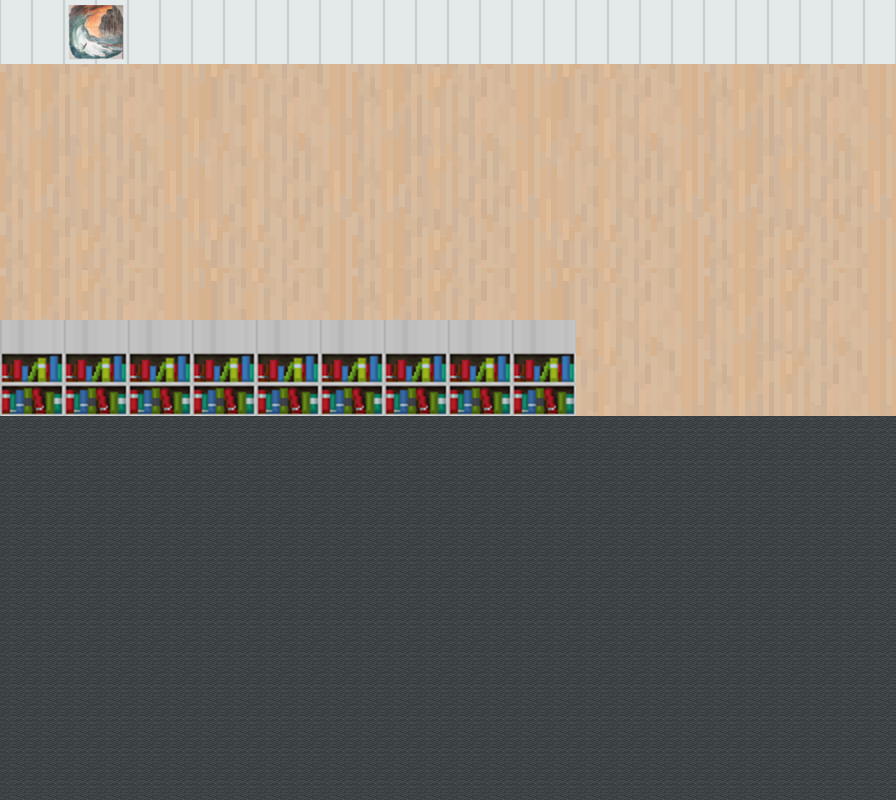
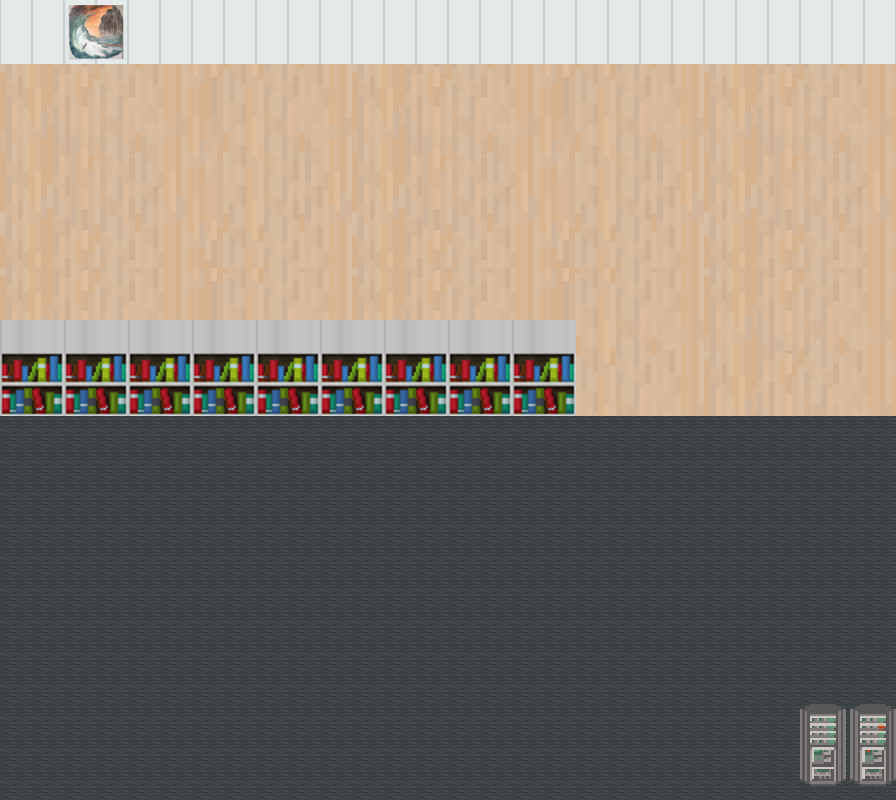
The second 896 × 800 image is a revision of the first. Changes to its layers:
added layer "サーバー" above "フレスコ_1" over [800,704,896,786]
